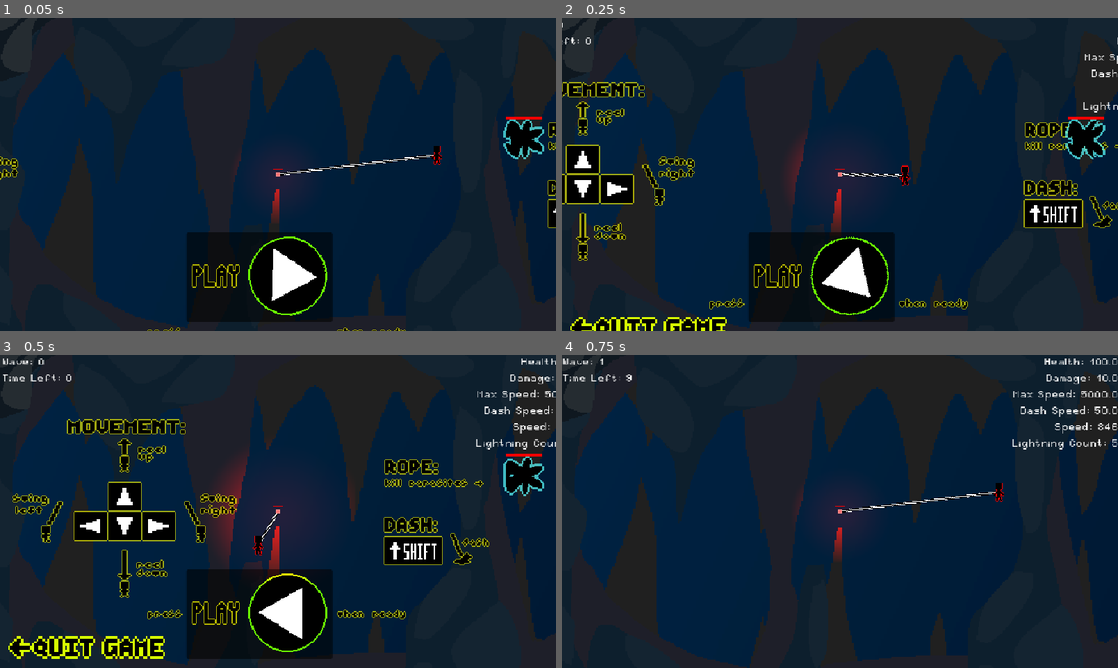
Above: before the commit, frames 1-4 (two rows, left to right).
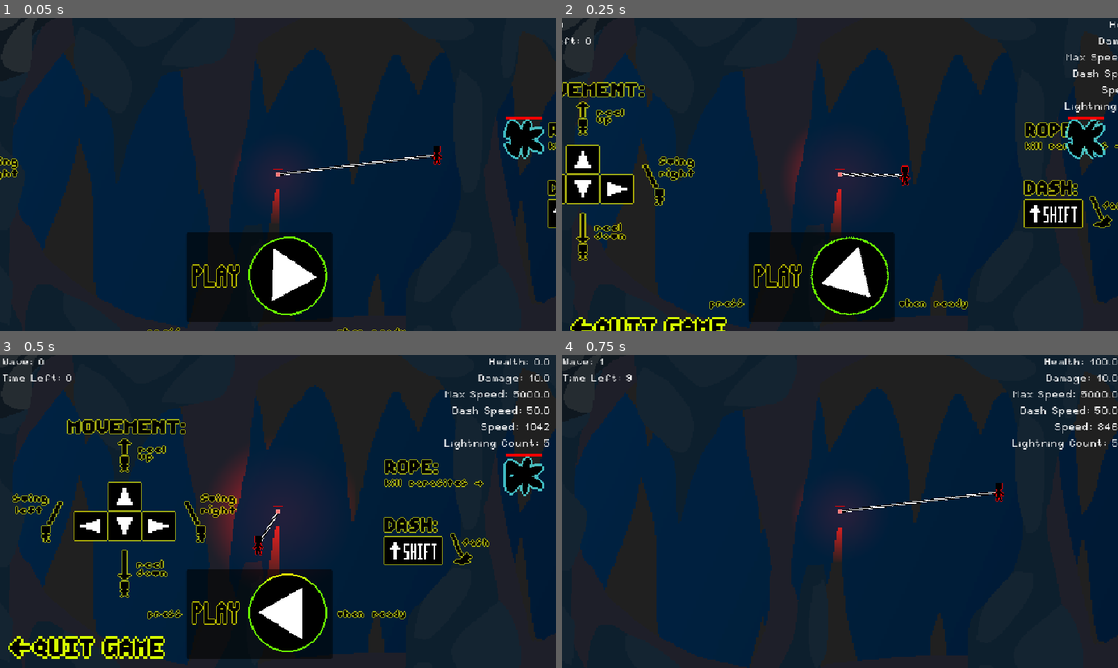
Above: after the commit, the same moments.

Repository: Blulow/majorjam
Game: Godot game, scene res://scenes/game/start.tscn
Two runs of this game, one before a commit and one after it. Both use one fixed random seed, a clock stepped at 60 frames per second and the inputs below.
Inputs (mouse positions are in pixels of both pictures, inside the frame that each line leads up to):
- Up to frame 1 (0.05 s): no input
- Up to frame 2 (0.25 s): no input
- Up to frame 3 (0.5 s): no input
- Up to frame 4 (0.75 s): click (851, 611) at 0.5 s

Frame 1 is identical in both runs. In frame 2, 0.4% of the frame differs, in the area x 90-100%, y 1-31%; in frame 3, 1.1%, in the area x 79-100%, y 1-31%; in frame 4, nothing differs.

Commit message:
fix: gameplay balancing | add: lightning sprite

Diff:
--- a/assets/resources/wave_patterns/wave_2.tres
+++ b/assets/resources/wave_patterns/wave_2.tres
@@ -34,8 +34,6 @@
 
 [sub_resource type="Resource" id="Resource_nojuq"]
 script = ExtResource("5_qs2qm")
-health_modifier = 0.5
-damage_modifier = 0.5
 metadata/_custom_type_script = "uid://bvhhsyy2ad1we"
 
 [resource]
--- a/assets/resources/wave_patterns/wave_3.tres
+++ b/assets/resources/wave_patterns/wave_3.tres
@@ -32,10 +32,10 @@
 spawn_pattern = SubResource("Resource_83ylo")
 metadata/_custom_type_script = "uid://di2kw8ergkm2g"
 
-[sub_resource type="Resource" id="Resource_ri71r"]
+[sub_resource type="Resource" id="Resource_u5fpi"]
 script = ExtResource("13_m6fcm")
-health_modifier = 1.0
-damage_modifier = 1.0
+health_modifier = 0.2
+damage_modifier = 0.2
 metadata/_custom_type_script = "uid://bvhhsyy2ad1we"
 
 [resource]
@@ -45,5 +45,5 @@
 interval = 1.0
 enemy_cap = 100
 pool = Array[ExtResource("1_oxdcy")]([SubResource("Resource_ccon8"), SubResource("Resource_kxrab")])
-stat_modifier = SubResource("Resource_ri71r")
+stat_modifier = SubResource("Resource_u5fpi")
 metadata/_custom_type_script = "uid://evrwgbfuh4eb"
--- a/assets/resources/wave_patterns/wave_4.tres
+++ b/assets/resources/wave_patterns/wave_4.tres
@@ -48,10 +48,10 @@
 spawn_pattern = SubResource("Resource_gvark")
 metadata/_custom_type_script = "uid://di2kw8ergkm2g"
 
-[sub_resource type="Resource" id="Resource_ri71r"]
+[sub_resource type="Resource" id="Resource_0x23j"]
 script = ExtResource("13_i3slw")
-health_modifier = 1.0
-damage_modifier = 1.0
+health_modifier = 0.5
+damage_modifier = 0.2
 metadata/_custom_type_script = "uid://bvhhsyy2ad1we"
 
 [resource]
@@ -61,5 +61,5 @@
 interval = 1.0
 enemy_cap = 100
 pool = Array[ExtResource("1_hyi26")]([SubResource("Resource_451o7"), SubResource("Resource_atp5m"), SubResource("Resource_gw7gy")])
-stat_modifier = SubResource("Resource_ri71r")
+stat_modifier = SubResource("Resource_0x23j")
 metadata/_custom_type_script = "uid://evrwgbfuh4eb"
--- a/assets/resources/wave_patterns/wave_5.tres
+++ b/assets/resources/wave_patterns/wave_5.tres
@@ -50,8 +50,8 @@
 
 [sub_resource type="Resource" id="Resource_old4a"]
 script = ExtResource("14_yktf5")
-health_modifier = 1.5
-damage_modifier = 1.5
+health_modifier = 0.7
+damage_modifier = 0.5
 metadata/_custom_type_script = "uid://bvhhsyy2ad1we"
 
 [resource]
--- a/assets/resources/wave_patterns/wave_6.tres
+++ b/assets/resources/wave_patterns/wave_6.tres
@@ -52,8 +52,8 @@
 
 [sub_resource type="Resource" id="Resource_srgj8"]
 script = ExtResource("14_wiymy")
-health_modifier = 1.5
-damage_modifier = 1.5
+health_modifier = 1.0
+damage_modifier = 0.5
 metadata/_custom_type_script = "uid://bvhhsyy2ad1we"
 
 [resource]
--- a/assets/resources/wave_patterns/wave_7.tres
+++ b/assets/resources/wave_patterns/wave_7.tres
@@ -52,8 +52,8 @@
 
 [sub_resource type="Resource" id="Resource_m7ayw"]
 script = ExtResource("14_trm74")
-health_modifier = 2.0
-damage_modifier = 2.0
+health_modifier = 1.0
+damage_modifier = 1.0
 metadata/_custom_type_script = "uid://bvhhsyy2ad1we"
 
 [resource]
--- a/scenes/attack_objects/lightning_object.tscn
+++ b/scenes/attack_objects/lightning_object.tscn
@@ -1,14 +1,12 @@
 [gd_scene format=3 uid="uid://de1h853ih2dss"]
 
 [ext_resource type="Script" uid="uid://212nfpc8uwcn" path="res://scripts/game/attack_objects/lightning_object.gd" id="1_cocqe"]
-
-[sub_resource type="Gradient" id="Gradient_1cibb"]
-colors = PackedColorArray(0, 0, 1, 1, 0, 0, 1, 1)
-
-[sub_resource type="GradientTexture2D" id="GradientTexture2D_cocqe"]
-gradient = SubResource("Gradient_1cibb")
+[ext_resource type="Texture2D" uid="uid://cmo01ykj27cq2" path="res://assets/images/player/lightning.png" id="1_pbs8o"]
 
 [node name="LightningObject" type="Line2D" unique_id=1935989078]
-points = PackedVector2Array(0, 0)
-texture = SubResource("GradientTexture2D_cocqe")
+modulate = Color(3.0467367, 3.0467367, 3.0467367, 1)
+texture_repeat = 2
+points = PackedVector2Array(0, 0, 0, 16)
+texture = ExtResource("1_pbs8o")
+texture_mode = 1
 script = ExtResource("1_cocqe")
--- a/scenes/enemies/tank_enemy.tscn
+++ b/scenes/enemies/tank_enemy.tscn
@@ -134,7 +134,7 @@
 shape = SubResource("RectangleShape2D_md484")
 
 [node name="Health" parent="." unique_id=509010372 instance=ExtResource("6_8xbsu")]
-max_health = 50.0
+max_health = 30.0
 
 [node name="Hurtbox" parent="." unique_id=941001317 node_paths=PackedStringArray("health") instance=ExtResource("7_43ue2")]
 health = NodePath("../Health")
--- a/scenes/game/death_screen.tscn
+++ b/scenes/game/death_screen.tscn
@@ -263,7 +263,7 @@
 offset_left = -347.95
 offset_top = 199.585
 offset_right = -42.950012
-offset_bottom = 253.58513
+offset_bottom = 253.58525
 theme_override_fonts/font = ExtResource("7_553pn")
 theme_override_font_sizes/font_size = 50
 text = "Waves survived:"
--- a/scenes/game/start.tscn
+++ b/scenes/game/start.tscn
@@ -226,7 +226,7 @@
 "times": PackedFloat32Array(0, 0.43333334),
 "transitions": PackedFloat32Array(1, 1),
 "update": 0,
-"values": [Vector2(969.99, 0), Vector2(785.605, 0)]
+"values": [Vector2(969.99, 0), Vector2(731.49, 0)]
 }
 tracks/7/type = "value"
 tracks/7/imported = false
@@ -512,7 +512,7 @@
 anchor_bottom = 0.5
 offset_left = -469.0
 offset_top = -161.185
-offset_right = -338.99902
+offset_right = -338.999
 offset_bottom = -57.184998
 grow_horizontal = 2
 grow_vertical = 2
@@ -572,7 +572,7 @@
 offset_left = -227.0
 offset_top = 167.0
 offset_right = -77.0
-offset_bottom = 174.00006
+offset_bottom = 174.00009
 grow_horizontal = 2
 grow_vertical = 2
 scale = Vector2(3, 3)
--- a/scripts/game/anchor/anchor.gd
+++ b/scripts/game/anchor/anchor.gd
@@ -2,12 +2,14 @@
 class_name Anchor
 
 signal hit
+signal died
 
 func _on_health_died() -> void:
 	if $RopeEnd:
 		$RopeEnd.gravity_scale = 1
 		$RopeEnd.reparent(get_node(".."))
 
+	died.emit()
 	queue_free()
 
 func _on_health_hit() -> void:
--- a/scripts/game/player/player_died.gd
+++ b/scripts/game/player/player_died.gd
@@ -6,9 +6,18 @@
 
 func _ready() -> void:
 	death_screen.visible = false
+	anchor.died.connect(_on_anchor_died)
 
 func _on_screen_exited() -> void:
 	if anchor: return
+
+	show_death_screen()
+
+func _on_anchor_died() -> void:
+	if not is_on_screen():
+		show_death_screen()
+
+func show_death_screen() -> void:
 	audio.stop()
 
 	await get_tree().create_timer(0.5).timeout
Binary file added: assets/images/player/lightning.png
Not shown, added: assets/images/player/lightning.png.import
